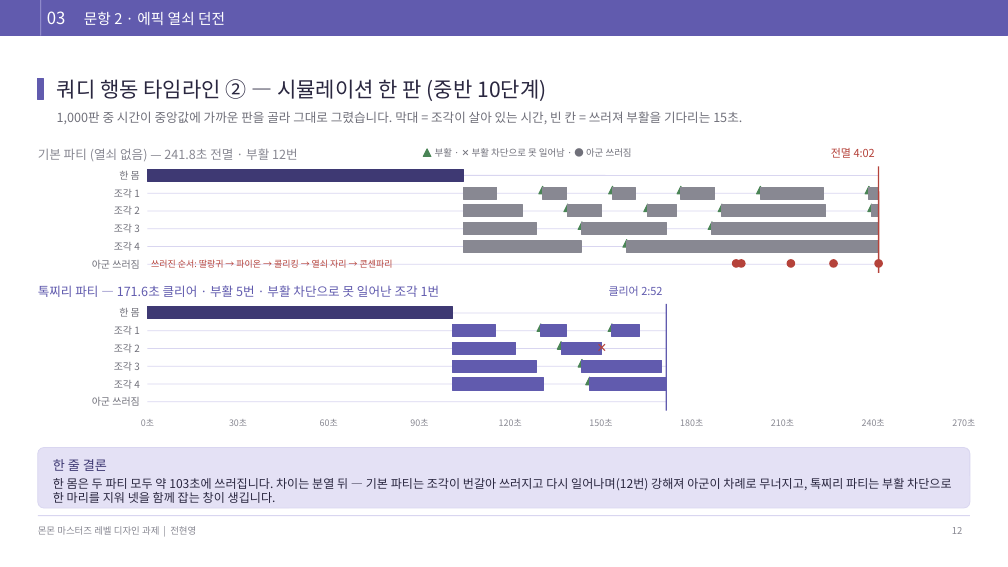
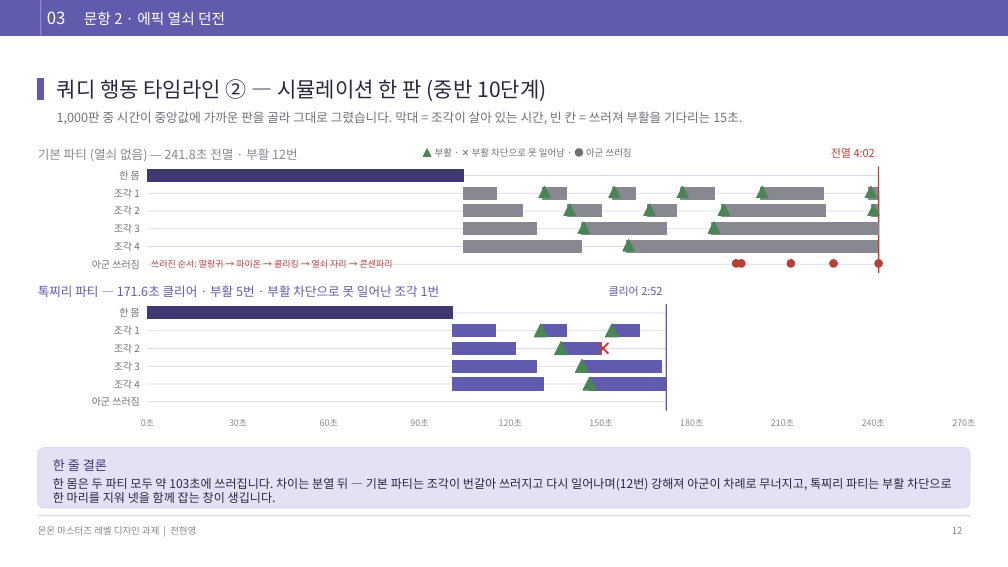
Before and after one commit to junhy96/MonMonCombat, a slide deck: slide 12 of docs/deck/monmon-assignment-draft.pptx. Drawn at 1008x567 pixels with LibreOffice and Linux fonts; fonts in the diff are those of the drawing. Boxes give left, top, right and bottom in pixels: in the first picture for what was removed or moved away, otherwise in the second. Text is boxed around its words. In the diff, an @@ line names an element or a change of style, - is before the commit and + after.

```diff
--- a/docs/deck/monmon-assignment-draft.pptx
+++ b/docs/deck/monmon-assignment-draft.pptx
@@ triangle: place and size @@
-triangle at <box>539,186,547,194</box>
+triangle at <box>539,186,551,197</box>
@@ triangle: place and size @@
-triangle at <box>564,204,572,212</box>
+triangle at <box>564,204,575,216</box>
@@ triangle: place and size @@
-triangle at <box>609,186,616,194</box>
+triangle at <box>609,186,620,197</box>
@@ triangle: place and size @@
-triangle at <box>644,204,652,212</box>
+triangle at <box>644,204,656,216</box>
@@ triangle: place and size @@
-triangle at <box>678,186,685,194</box>
+triangle at <box>678,186,689,197</box>
@@ triangle: place and size @@
-triangle at <box>718,204,726,212</box>
+triangle at <box>718,204,730,216</box>
@@ triangle: place and size @@
-triangle at <box>868,204,876,212</box>
+triangle at <box>868,204,879,216</box>
@@ triangle: place and size @@
-triangle at <box>578,222,586,230</box>
+triangle at <box>578,222,590,234</box>
@@ triangle: place and size @@
-triangle at <box>709,222,716,230</box>
+triangle at <box>709,222,720,234</box>
@@ triangle: place and size @@
-triangle at <box>623,240,631,247</box>
+triangle at <box>623,240,634,251</box>
@@ triangle: place and size @@
-triangle at <box>537,324,544,332</box>
+triangle at <box>535,324,547,337</box>
@@ triangle: place and size @@
-triangle at <box>608,324,616,332</box>
+triangle at <box>606,324,619,337</box>
@@ triangle: place and size @@
-triangle at <box>557,342,565,349</box>
+triangle at <box>555,342,568,355</box>
@@ triangle: place and size @@
-triangle at <box>578,359,586,367</box>
+triangle at <box>575,359,588,372</box>
@@ text "✕" at <box>594,338,609,358</box>: size 12 to 20 pt @@
@@ triangle: place and size @@
-triangle at <box>586,377,594,385</box>
+triangle at <box>583,377,596,390</box>
```
Also in this commit, not shown: 14 other slides changed, 4 other files.
